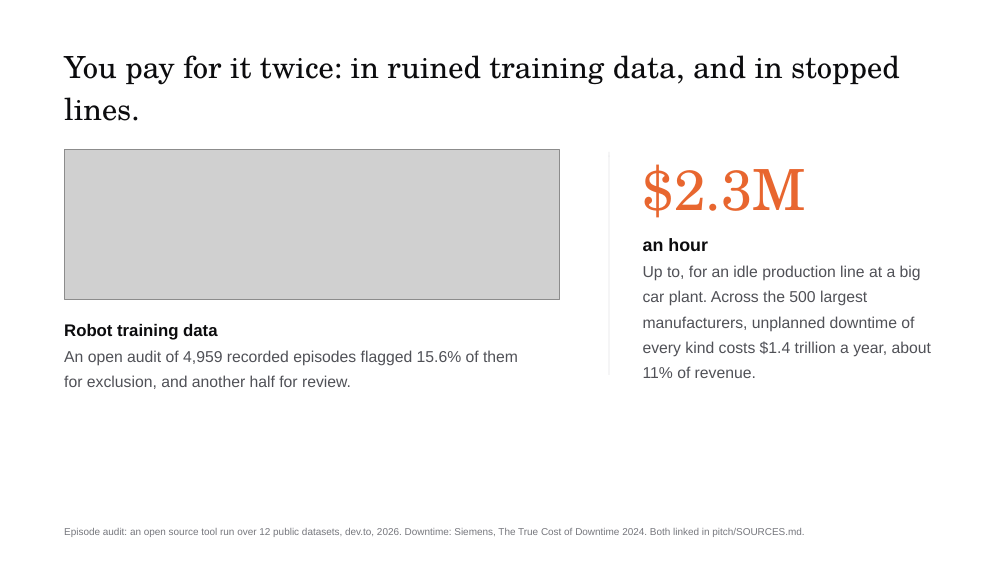
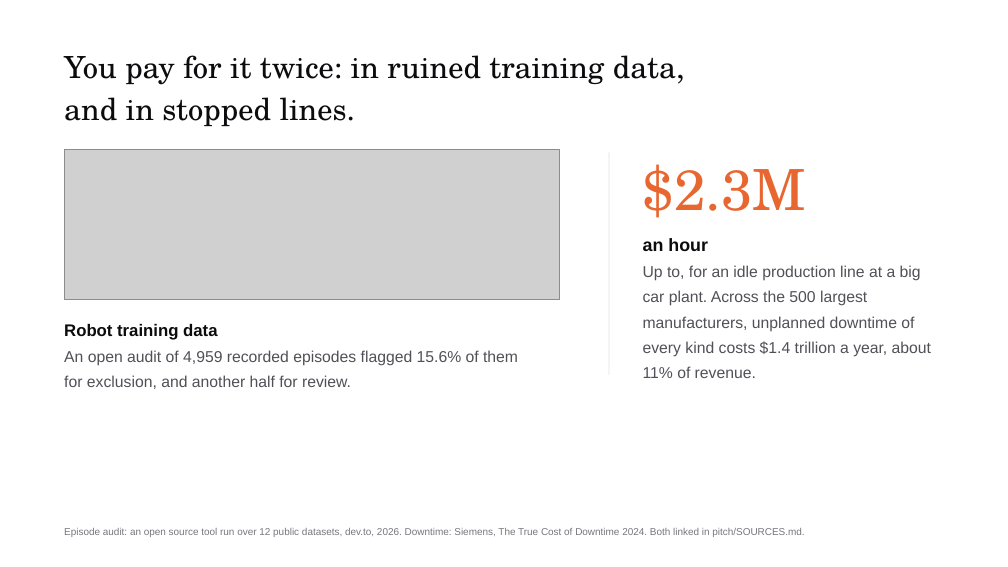
Before and after one commit to RithikSatarla/respitelabs, a slide deck: slide 3 of pitch/Kintrace-deck.pptx. Drawn at 1008x567 pixels with LibreOffice and Linux fonts; fonts in the diff are those of the drawing; grey boxes stand for pictures. Boxes give left, top, right and bottom in pixels: in the first picture for what was removed or moved away, otherwise in the second. Text is boxed around its words. In the diff, an @@ line names an element or a change of style, - is before the commit and + after.

```diff
--- a/pitch/Kintrace-deck.pptx
+++ b/pitch/Kintrace-deck.pptx
@@ text at (x1=64, y1=55, x2=685, y2=126): text changed @@
-You pay for it twice: in ruined training data, and in stopped lines.
+You pay for it twice: in ruined training data,
+and in stopped lines.
```
Also in this commit, not shown: 9 other slides changed, 11 other files.
